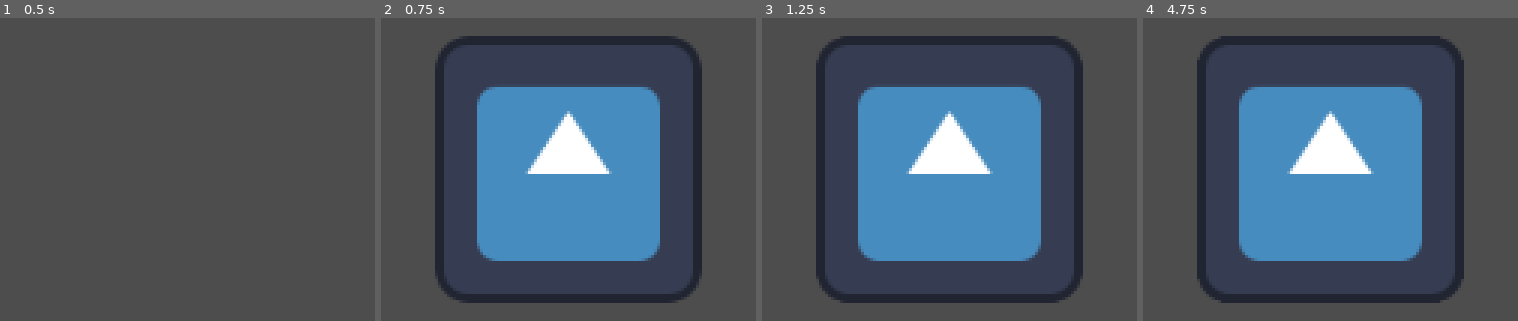
Above: before the commit, frames 1-4 (left to right).
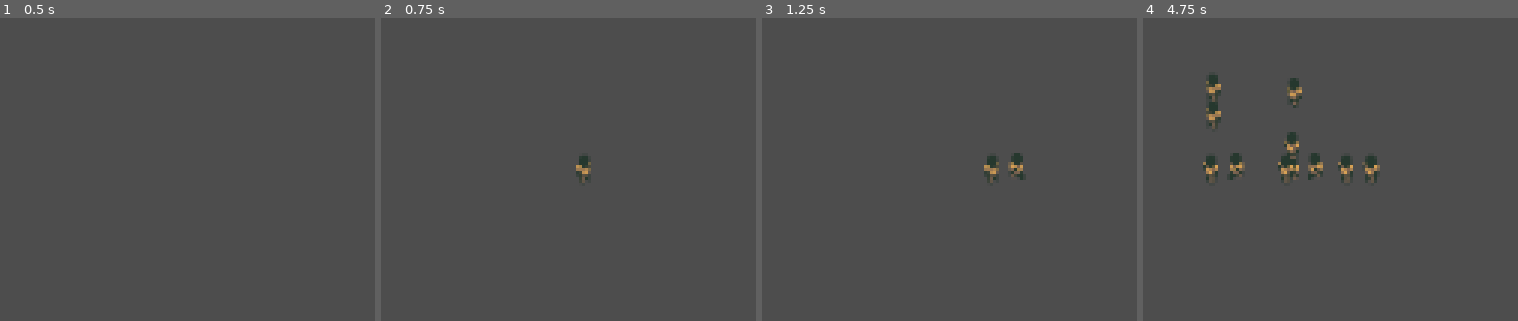
Above: after the commit, the same moments.

Repository: Caliburn9/ArenaGame-Godot4
Game: Godot game, scene res://Levels/test_level.tscn
Two runs of this game, one before a commit and one after it. Both use one fixed random seed, a clock stepped at 60 frames per second and the inputs below. The engine's default icon, where the game draws it, is replaced by a stand-in: a white triangle on a blue panel in a dark square.
Inputs:
- Up to frame 1 (0.5 s): no input
- Up to frame 2 (0.75 s): tap Enter (ui_accept) at 0.5 s; hold D (Right) from 0.53 s (still down)
- Up to frame 3 (1.25 s): keep holding D (Right); tap Enter (ui_accept) at 0.77 s
- Up to frame 4 (4.75 s): tap Enter (ui_accept) at 1.25, 1.52, 2, 2.75, 3.02, 3.5, 3.77, 4.25, 4.52 s; release D (Right) at 1.28 s; hold S (Down) 1.28-2.03 s; hold D (Right) 2.03-2.78 s; hold W (Up) 2.78-3.53 s; hold A (Left) from 3.53 s (still down)

Frame 1 is identical in both runs. In frame 2, 36% of the frame differs, in the area x 14-86%, y 5-95%; in frame 3, 36%; in frame 4, 37%.

Commit message:
Implemented a simple state machine for the player character; Added a move state and player character walking sprite.

Diff:
--- a/Player-Character/character.gd
+++ b/Player-Character/character.gd
@@ -1,6 +1,23 @@
-extends Node2D
+extends CharacterBody2D
 
-#region player
+enum States {
+	MOVE,
+	ATTACK,
+	HURT
+}
+
+# Onready variables
+@onready var sprite = $AnimatedSprite2D
+
+# Variable
+var state: States = States.MOVE
+
+# Movement constants
+const MAX_SPEED = 50
+const ACCELERATION = 400
+const FRICTION = 500
+
+#region Player
 var player = null:
 	set(value):
 		player = value
@@ -37,3 +54,37 @@
 		return player.input_get_input_released(action)
 	return false
 #endregion
+
+#region States
+func move_state(delta) -> void:
+	var input_vector = Vector2.ZERO
+	input_vector.x = input_get_action_strength("Right") - input_get_action_strength("Left")
+	input_vector.y = input_get_action_strength("Down") - input_get_action_strength("Up")
+	input_vector = input_vector.normalized()
+
+	if input_vector != Vector2.ZERO:
+		velocity = velocity.move_toward(input_vector * MAX_SPEED, ACCELERATION * delta)
+		move_and_slide()
+		sprite.play("default")
+		if input_vector.x == -1 or input_vector.x == 1:
+			sprite.scale = Vector2(input_vector.x, 1)
+	else:
+		velocity = velocity.move_toward(Vector2.ZERO, FRICTION * delta)
+		sprite.stop()
+		sprite.frame = 0
+
+func attack_state() -> void:
+	pass
+
+func hurt_state() -> void:
+	pass
+#endregion
+
+func _physics_process(delta: float) -> void:
+	match (state):
+		States.MOVE:
+			move_state(delta)
+		States.ATTACK:
+			attack_state()
+		States.HURT:
+			hurt_state()
--- a/Player-Character/character.tscn
+++ b/Player-Character/character.tscn
@@ -1,10 +1,48 @@
-[gd_scene load_steps=3 format=3 uid="uid://cdwl0kvu6jx3f"]
+[gd_scene load_steps=8 format=3 uid="uid://cdwl0kvu6jx3f"]
 
 [ext_resource type="Script" path="res://Player-Character/character.gd" id="1_rgojf"]
-[ext_resource type="Texture2D" uid="uid://dtjhrx53njmbn" path="res://icon.svg" id="2_hnmwg"]
+[ext_resource type="Texture2D" uid="uid://cnduspjsl7j6p" path="res://Player-Character/Character.png" id="2_316bv"]
 
-[node name="Character" type="Node2D"]
+[sub_resource type="AtlasTexture" id="AtlasTexture_fhn5q"]
+atlas = ExtResource("2_316bv")
+region = Rect2(0, 0, 16, 16)
+
+[sub_resource type="AtlasTexture" id="AtlasTexture_dp7wh"]
+atlas = ExtResource("2_316bv")
+region = Rect2(16, 0, 16, 16)
+
+[sub_resource type="AtlasTexture" id="AtlasTexture_2jdak"]
+atlas = ExtResource("2_316bv")
+region = Rect2(32, 0, 16, 16)
+
+[sub_resource type="AtlasTexture" id="AtlasTexture_vnd2o"]
+atlas = ExtResource("2_316bv")
+region = Rect2(48, 0, 16, 16)
+
+[sub_resource type="SpriteFrames" id="SpriteFrames_cppra"]
+animations = [{
+"frames": [{
+"duration": 1.0,
+"texture": SubResource("AtlasTexture_fhn5q")
+}, {
+"duration": 1.0,
+"texture": SubResource("AtlasTexture_dp7wh")
+}, {
+"duration": 1.0,
+"texture": SubResource("AtlasTexture_2jdak")
+}, {
+"duration": 1.0,
+"texture": SubResource("AtlasTexture_vnd2o")
+}],
+"loop": true,
+"name": &"default",
+"speed": 5.0
+}]
+
+[node name="Character" type="CharacterBody2D"]
 script = ExtResource("1_rgojf")
 
-[node name="Sprite2D" type="Sprite2D" parent="."]
-texture = ExtResource("2_hnmwg")
+[node name="AnimatedSprite2D" type="AnimatedSprite2D" parent="."]
+sprite_frames = SubResource("SpriteFrames_cppra")
+frame = 2
+frame_progress = 0.479243
--- a/project.godot
+++ b/project.godot
@@ -46,6 +46,11 @@
 "events": [Object(InputEventMouseButton,"resource_local_to_scene":false,"resource_name":"","device":-1,"window_id":0,"a …(253 unchanged characters)…
 ]
 }
+Button2={
+"deadzone": 0.5,
+"events": [Object(InputEventMouseButton,"resource_local_to_scene":false,"resource_name":"","device":-1,"window_id":0,"alt_pressed":false,"shift_pressed":false,"ctrl_pressed":false,"meta_pressed":false,"button_mask":0,"position":Vector2(0, 0),"global_position":Vector2(0, 0),"factor":1.0,"button_index":2,"canceled":false,"pressed":false,"double_click":false,"script":null)
+]
+}
 
 [layer_names]
 
Binary file added: Atlas.ase
Binary file added: Atlas.png
Not shown, added: Atlas.png.import
Binary file added: Player-Character/Character.png
Not shown, added: Player-Character/Character.png.import
Binary file changed: World/level_tile_set.png
